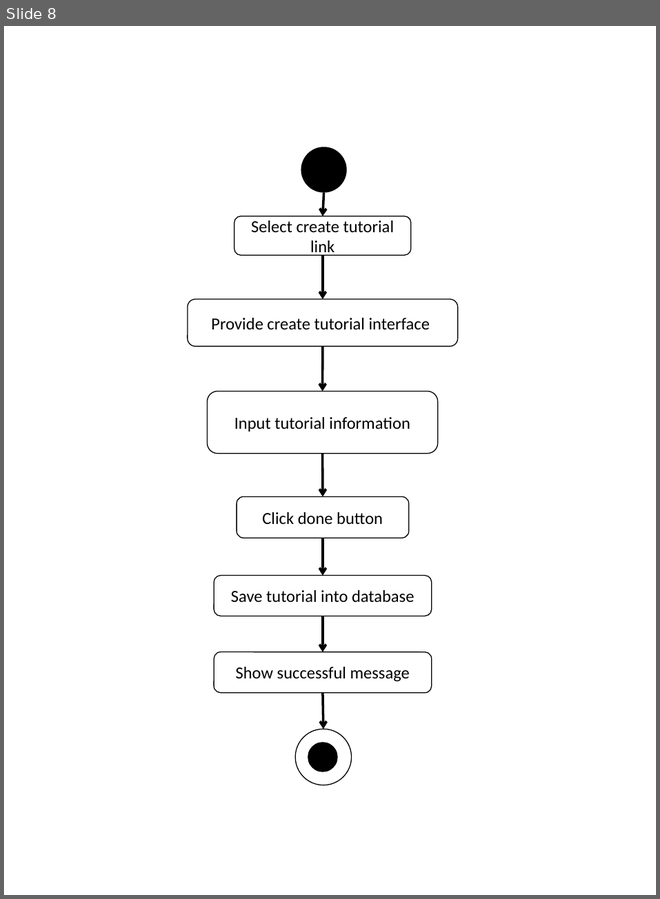
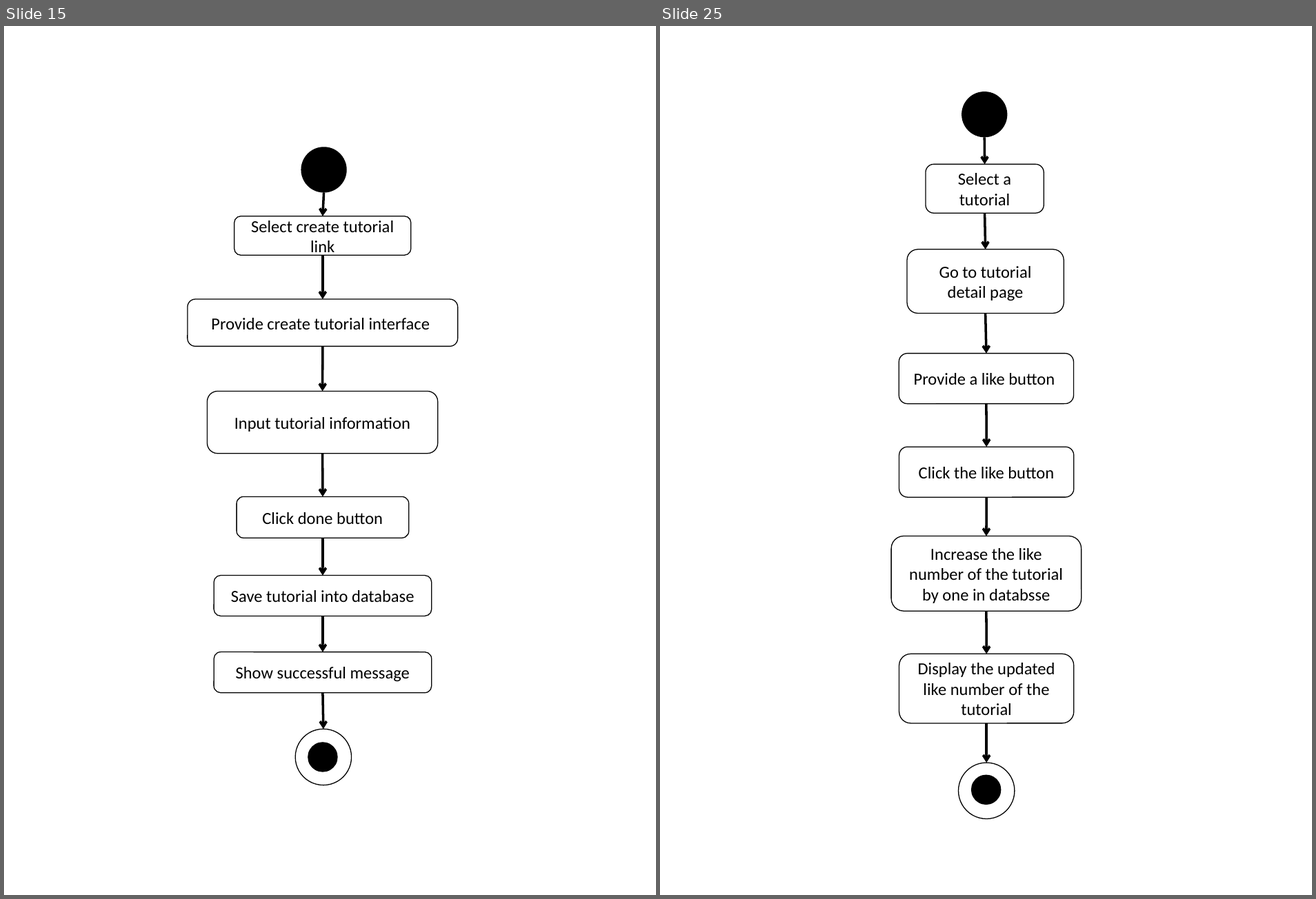
Before and after one commit to asciidaitoon/HanDIYcraft, a slide deck: Design/AD web.pptx. Shown side by side, each under a label of ours: slide 8 before the commit, slides 15 and 25 after it; the slides between them are not shown. The pictures are 660x899 and 1316x899 pixels, drawn with LibreOffice and Linux fonts; fonts in the diff are those of the drawing. Boxes give left, top, right and bottom in pixels: in the first picture for what was removed or moved away, otherwise in the second. Text is boxed around its words. In the diff, an @@ line names an element or a change of style, - is before the commit and + after.

```diff
--- a/Design/AD web.pptx
+++ b/Design/AD web.pptx
@@ slide 25 added at (x1=660, y1=26, x2=1312, y2=895), background #FFFFFF @@
@@ ellipse added at (x1=962, y1=91, x2=1008, y2=137), fill #000000 @@
@@ arrow added from (984, 137) to (985, 164), #000000 2 pt @@
@@ rounded rectangle added at (x1=926, y1=164, x2=1044, y2=213), fill #FFFFFF, outline #000000 0.75 pt, 14 pt, text #000000 @@
+Select a tutorial
@@ arrow added from (985, 213) to (985, 250), #000000 2 pt @@
@@ rounded rectangle added at (x1=907, y1=250, x2=1064, y2=313), fill #FFFFFF, outline #000000 0.75 pt, 14 pt, text #000000 @@
+Go to tutorial detail page
@@ arrow added from (985, 314) to (986, 354), #000000 2 pt @@
@@ rounded rectangle added at (x1=899, y1=354, x2=1074, y2=404), fill #FFFFFF, outline #000000 0.75 pt, 14 pt, text #000000 @@
+Provide a like button
@@ arrow added from (986, 404) to (987, 447), #000000 2 pt @@
@@ rounded rectangle added at (x1=899, y1=447, x2=1074, y2=497), fill #FFFFFF, outline #000000 0.75 pt, 14 pt, text #000000 @@
+Click the like button
@@ arrow added from (987, 497) to (986, 537), #000000 2 pt @@
@@ rounded rectangle added at (x1=891, y1=537, x2=1082, y2=611), fill #FFFFFF, outline #000000 0.75 pt, 14 pt, text #000000 @@
+Increase the like number of the tutorial by one in databsse
@@ arrow added from (986, 611) to (987, 655), #000000 2 pt @@
@@ rounded rectangle added at (x1=899, y1=655, x2=1074, y2=724), fill #FFFFFF, outline #000000 0.75 pt, 14 pt, text #000000 @@
+Display the updated like number of the tutorial
@@ arrow added from (987, 724) to (987, 763), #000000 2 pt @@
@@ ellipse added at (x1=958, y1=763, x2=1015, y2=819), fill #FFFFFF, outline #000000 0.75 pt @@
@@ ellipse added at (x1=971, y1=775, x2=1001, y2=805), fill #000000 @@
@@ what was slide 8 is now slide 15 @@
```
Also in this commit, not shown: 5 slides changed, 25 other slides added, 1 slide removed, 14 other files.
